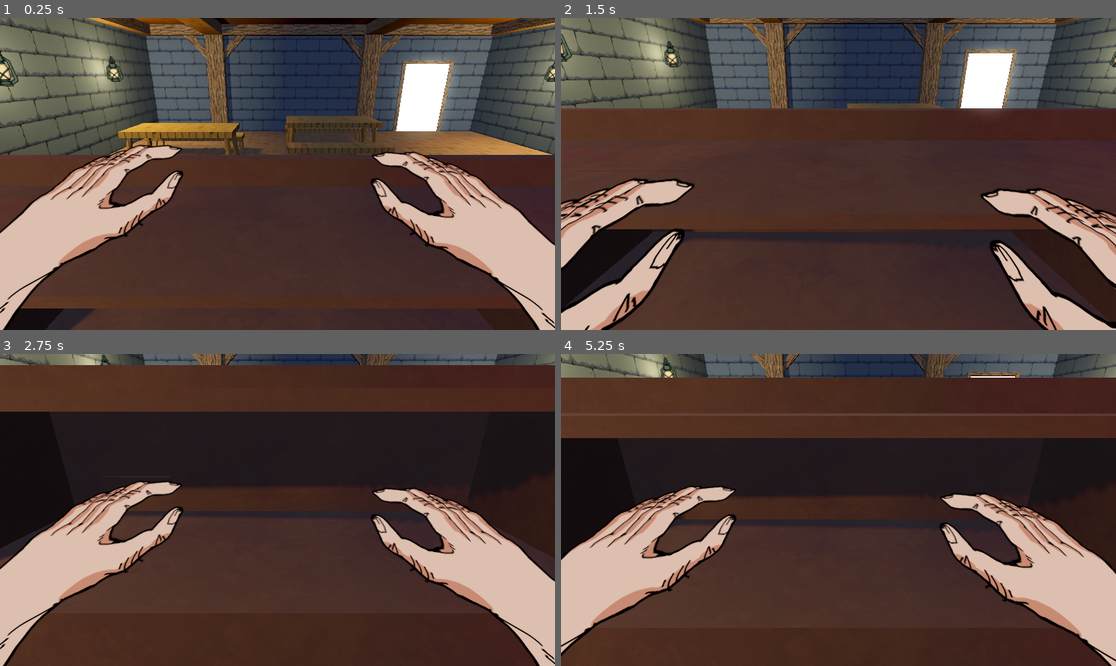
Above: before the commit, frames 1-4 (two rows, left to right).
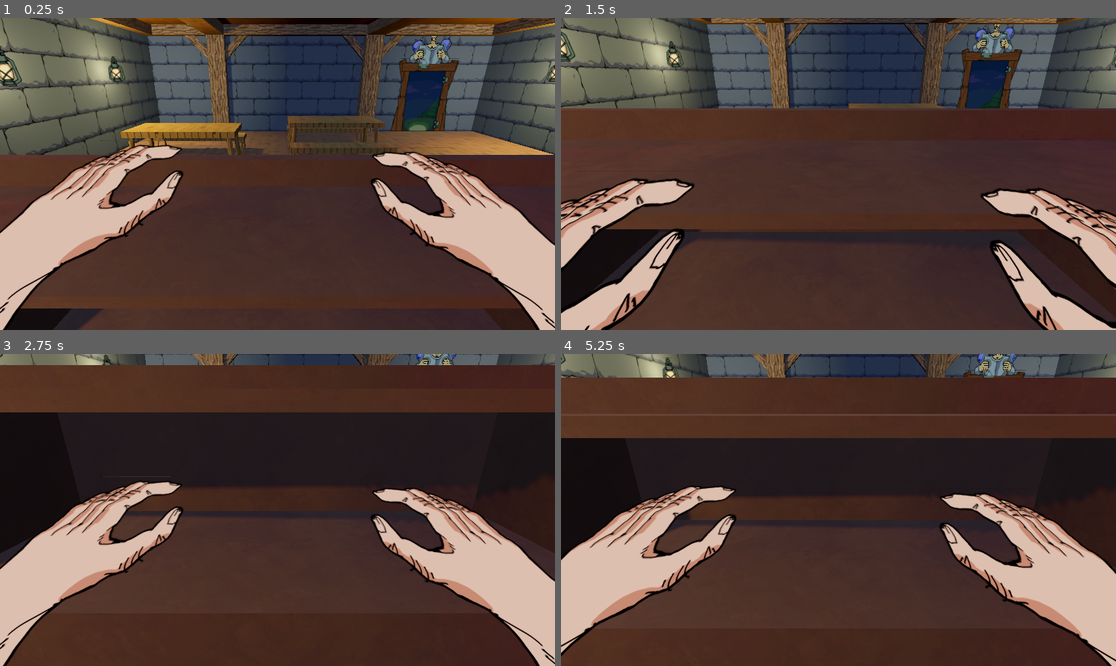
Above: after the commit, the same moments.

Repository: FinishedGames/FinishedGame3
Game: Godot game, scene res://Scenes/Tavern.tscn
Two runs of this game, one before a commit and one after it. Both use one fixed random seed, a clock stepped at 60 frames per second and the inputs below.
Inputs:
- Up to frame 1 (0.25 s): no input
- Up to frame 2 (1.5 s): tap Enter at 0.5 s; hold Shift (Shift) 0.53-1.28 s; tap Space at 1.25 s; tap Shift (Shift) at 1.35 s
- Up to frame 3 (2.75 s): tap Enter at 2 s; hold Shift (Shift) from 2.03 s (still down)
- Up to frame 4 (5.25 s): tap Space at 2.75, 4.25 s; release Shift (Shift) at 2.78 s; tap Shift (Shift) at 2.85, 4.35 s; tap Enter at 3.5 s; hold Shift (Shift) 3.53-4.28 s; hold Shift (Shift) from 5.03 s (still down)

The runs differ from the first frame. In frame 1, 10% of the frame differs, in the area x 0-100%, y 0-100%; in frame 2, 7.8%; in frame 3, 1.3%; in frame 4, 2.1%.

Commit message:
nothing important

Diff:
--- a/Resources/Materials/stone_mat.tres
+++ b/Resources/Materials/stone_mat.tres
@@ -5,6 +5,5 @@
 [resource]
 specular_mode = 1
 albedo_texture = ExtResource("1_r108c")
-uv1_scale = Vector3(1.5, 1.5, 1.5)
 uv1_triplanar = true
 uv1_world_triplanar = true
--- /dev/null
+++ b/Scenes/Client.tscn
@@ -0,0 +1,24 @@
+[gd_scene load_steps=5 format=3 uid="uid://lxnna48lk32m"]
+
+[ext_resource type="Script" path="res://Scripts/client.gd" id="1_p14sq"]
+[ext_resource type="Texture2D" uid="uid://ckutqtt7ykbtq" path="res://Resources/Sprites/Characters/Heads/head_1.PNG" id="2_mggc3"]
+[ext_resource type="Texture2D" uid="uid://bktx78vslqokb" path="res://Resources/Sprites/Characters/Bodies/body_1.PNG" id="3_bqpnc"]
+[ext_resource type="Texture2D" uid="uid://cqfxjid5tyqm" path="res://Resources/Sprites/Characters/Hairs/hair_1.PNG" id="4_veh4c"]
+
+[node name="Client" type="Node3D"]
+script = ExtResource("1_p14sq")
+
+[node name="Head" type="Sprite3D" parent="."]
+transform = Transform3D(0.15, 0, 0, 0, 0.15, 0, 0, 0, 0.15, 0, 1.3, 0)
+sorting_offset = 2.0
+texture = ExtResource("2_mggc3")
+
+[node name="Body" type="Sprite3D" parent="."]
+transform = Transform3D(0.15, 0, 0, 0, 0.15, 0, 0, 0, 0.15, 0, 1.3, 0)
+sorting_offset = 1.0
+texture = ExtResource("3_bqpnc")
+
+[node name="Hair" type="Sprite3D" parent="."]
+transform = Transform3D(0.15, 0, 0, 0, 0.15, 0, 0, 0, 0.15, 0, 1.3, 0)
+sorting_offset = 3.0
+texture = ExtResource("4_veh4c")
--- a/Scenes/Player.tscn
+++ b/Scenes/Player.tscn
@@ -1,7 +1,7 @@
 [gd_scene load_steps=3 format=3 uid="uid://do637wmdlwagv"]
 
 [ext_resource type="Script" path="res://Scripts/Player.gd" id="1_tguqv"]
-[ext_resource type="Texture2D" uid="uid://c1yv5r8cilq5m" path="res://Resources/Textures/hand.PNG" id="2_pohte"]
+[ext_resource type="Texture2D" uid="uid://c1yv5r8cilq5m" path="res://Resources/Sprites/hand.PNG" id="2_y1ent"]
 
 [node name="Player" type="Node3D"]
 script = ExtResource("1_tguqv")
@@ -24,7 +24,7 @@
 transform = Transform3D(1, 0, 0, 0, -0.388229, -0.965926, 0, 1.44889, -0.258819, 0, 0, 0.4)
 flip_v = true
 pixel_size = 0.0003
-texture = ExtResource("2_pohte")
+texture = ExtResource("2_y1ent")
 
 [node name="RightHand" type="Node3D" parent="."]
 transform = Transform3D(1, 0, 0, 0, 1, 0, 0, 0, 1, 0.35, -0.305, -0.68)
@@ -34,4 +34,4 @@
 flip_h = true
 flip_v = true
 pixel_size = 0.0003
-texture = ExtResource("2_pohte")
+texture = ExtResource("2_y1ent")
--- a/Scenes/Tavern.tscn
+++ b/Scenes/Tavern.tscn
@@ -1,14 +1,18 @@
-[gd_scene load_steps=35 format=3 uid="uid://bwdxeknq3ln8"]
+[gd_scene load_steps=39 format=3 uid="uid://bwdxeknq3ln8"]
 
 [ext_resource type="Material" uid="uid://btdnpqadnchbl" path="res://Resources/Materials/wood_mat.tres" id="1_vlobw"]
 [ext_resource type="Material" uid="uid://ck73ghsdefen2" path="res://Resources/Materials/stone_mat.tres" id="2_snqm7"]
 [ext_resource type="Material" uid="uid://cuteg3ajfpcrl" path="res://Resources/Materials/table_mat.tres" id="3_pumyl"]
 [ext_resource type="Material" uid="uid://bgpg6vl4ksb8g" path="res://Resources/Materials/dark_wood_mat.tres" id="4_nt4sx"]
 [ext_resource type="Material" uid="uid://ch4kaal46h6e0" path="res://Resources/Materials/table_mat_1.tres" id="5_evvb8"]
-[ext_resource type="Texture2D" uid="uid://bq33y8qn4aco3" path="res://Resources/Textures/temp_door.png" id="5_kt7t3"]
 [ext_resource type="PackedScene" uid="uid://do637wmdlwagv" path="res://Scenes/Player.tscn" id="6_w34x8"]
-[ext_resource type="Texture2D" uid="uid://dsv0jc1tpewi" path="res://Resources/Textures/lamp.PNG" id="7_amwxd"]
+[ext_resource type="Texture2D" uid="uid://dsv0jc1tpewi" path="res://Resources/Sprites/lamp.PNG" id="7_n2ed1"]
 [ext_resource type="Texture2D" uid="uid://bc3v6ufl4eb60" path="res://Resources/Textures/table_1.PNG" id="7_rxge8"]
+[ext_resource type="Script" path="res://Scripts/client_spawner.gd" id="9_or1cr"]
+[ext_resource type="Texture2D" uid="uid://vahfhepxtrjp" path="res://Resources/Sprites/door_frame.PNG" id="9_tm7rx"]
+[ext_resource type="Texture2D" uid="uid://bq33y8qn4aco3" path="res://Resources/Sprites/temp_door.png" id="10_8oiw0"]
+[ext_resource type="PackedScene" uid="uid://lxnna48lk32m" path="res://Scenes/Client.tscn" id="12_5n1qv"]
+[ext_resource type="Texture2D" uid="uid://dyi0fnvm61wor" path="res://Resources/Sprites/outside.PNG" id="12_r5asi"]
 
 [sub_resource type="PlaneMesh" id="PlaneMesh_7l8aw"]
 size = Vector2(10, 10)
@@ -48,20 +52,6 @@
 bottom_radius = 0.025
 height = 0.4
 radial_segments = 8
-
-[sub_resource type="BoxMesh" id="BoxMesh_8w6x8"]
-size = Vector3(0.1, 2, 0.1)
-
-[sub_resource type="BoxMesh" id="BoxMesh_wc7oi"]
-size = Vector3(0.1, 1.5, 0.1)
-
-[sub_resource type="StandardMaterial3D" id="StandardMaterial3D_6bhty"]
-albedo_texture = ExtResource("5_kt7t3")
-emission_enabled = true
-emission = Color(0.667969, 0.867706, 1, 1)
-
-[sub_resource type="PlaneMesh" id="PlaneMesh_0flxf"]
-size = Vector2(1.4, 2)
 
 [sub_resource type="ProceduralSkyMaterial" id="ProceduralSkyMaterial_msg50"]
 sky_horizon_color = Color(0.64625, 0.65575, 0.67075, 1)
@@ -106,6 +96,34 @@
 bottom_radius = 0.005
 height = 0.35
 
+[sub_resource type="Curve3D" id="Curve3D_5ellv"]
+_data = {
+"points": PackedVector3Array(0.00368094, 0, -6.21576, 0, 0, 6, 3.25, 0, -4.99, 0, 0, -1.5, 0.00829077, -0.0102832, 1.09686, -3.75, 0, 1.5),
+"tilts": PackedFloat32Array(0, 0)
+}
+point_count = 2
+
+[sub_resource type="Curve3D" id="Curve3D_qo768"]
+_data = {
+"points": PackedVector3Array(0, 0, 0, 0, 0, 6, 3.25, 0, -4.99, 0, 0, -1.5, 0, 0, 0, -1.25, 0, 1.5),
+"tilts": PackedFloat32Array(0, 0)
+}
+point_count = 2
+
+[sub_resource type="Curve3D" id="Curve3D_43oxt"]
+_data = {
+"points": PackedVector3Array(0, 0, 0, 0, 0, 6, 3.25, 0, -4.99, 0, 0, -1.5, 0, 0, 0, 1.25, 0, 1.5),
+"tilts": PackedFloat32Array(0, 0)
+}
+point_count = 2
+
+[sub_resource type="Curve3D" id="Curve3D_6esnt"]
+_data = {
+"points": PackedVector3Array(0, 0, 0, 0, 0, 6, 3.25, 0, -4.99, 0, 0, -1.5, 0, 0, 0, 3.75, 0, 1.5),
+"tilts": PackedFloat32Array(0, 0)
+}
+point_count = 2
+
 [node name="Tavern" type="Node3D"]
 
 [node name="Background" type="Node3D" parent="."]
@@ -128,6 +146,7 @@
 
 [node name="Wall3" type="MeshInstance3D" parent="Background"]
 transform = Transform3D(1, 0, 4.37114e-08, 4.37114e-08, 1.91069e-15, -1, 0, 1, 1.91069e-15, 0, 1.5, -5)
+sorting_offset = -1.0
 material_override = ExtResource("2_snqm7")
 mesh = SubResource("PlaneMesh_kel23")
 skeleton = NodePath("../Wall2")
@@ -382,29 +401,6 @@
 transform = Transform3D(0.996195, 0.0871557, 0, -0.0868241, 0.992404, -0.0871557, -0.00759612, 0.0868241, 0.996195, -0.95, 0.175, -0.2)
 material_override = ExtResource("3_pumyl")
 mesh = SubResource("CylinderMesh_524p2")
-
-[node name="Door" type="Node3D" parent="Background"]
-transform = Transform3D(1, 0, 0, 0, 1, 0, 0, 0, 1, 3.25, 0, -5)
-
-[node name="MeshInstance3D" type="MeshInstance3D" parent="Background/Door"]
-transform = Transform3D(1, 0, 0, 0, 1, 0, 0, 0, 1, -0.7, 1, 0)
-material_override = ExtResource("4_nt4sx")
-mesh = SubResource("BoxMesh_8w6x8")
-
-[node name="MeshInstance3D2" type="MeshInstance3D" parent="Background/Door"]
-transform = Transform3D(1, 0, 0, 0, 1, 0, 0, 0, 1, 0.7, 1, 0)
-material_override = ExtResource("4_nt4sx")
-mesh = SubResource("BoxMesh_8w6x8")
-
-[node name="MeshInstance3D3" type="MeshInstance3D" parent="Background/Door"]
-transform = Transform3D(-4.37114e-08, -1, 0, 1, -4.37114e-08, 0, 0, 0, 1, 0, 2.05, 0)
-material_override = ExtResource("4_nt4sx")
-mesh = SubResource("BoxMesh_wc7oi")
-
-[node name="MeshInstance3D4" type="MeshInstance3D" parent="Background/Door"]
-transform = Transform3D(1, 0, 0, 0, -4.37114e-08, -1, 0, 1, -4.37114e-08, 0, 1, 0.0304965)
-material_override = SubResource("StandardMaterial3D_6bhty")
-mesh = SubResource("PlaneMesh_0flxf")
 
 [node name="WorldEnvironment" type="WorldEnvironment" parent="."]
 environment = SubResource("Environment_40n0m")
@@ -483,7 +479,7 @@
 
 [node name="Sprite3D" type="Sprite3D" parent="Lights/Lamp"]
 pixel_size = 0.0005
-texture = ExtResource("7_amwxd")
+texture = ExtResource("7_n2ed1")
 
 [node name="OmniLight3D" type="OmniLight3D" parent="Lights/Lamp"]
 light_color = Color(0.777344, 0.658351, 0.376526, 1)
@@ -499,7 +495,7 @@
 
 [node name="Sprite3D" type="Sprite3D" parent="Lights/Lamp2"]
 pixel_size = 0.0005
-texture = ExtResource("7_amwxd")
+texture = ExtResource("7_n2ed1")
 
 [node name="OmniLight3D" type="OmniLight3D" parent="Lights/Lamp2"]
 light_color = Color(0.777344, 0.658351, 0.376526, 1)
@@ -511,7 +507,7 @@
 
 [node name="Sprite3D" type="Sprite3D" parent="Lights/Lamp3"]
 pixel_size = 0.0005
-texture = ExtResource("7_amwxd")
+texture = ExtResource("7_n2ed1")
 
 [node name="OmniLight3D" type="OmniLight3D" parent="Lights/Lamp3"]
 light_color = Color(0.777344, 0.658351, 0.376526, 1)
@@ -523,7 +519,7 @@
 
 [node name="Sprite3D" type="Sprite3D" parent="Lights/Lamp4"]
 pixel_size = 0.0005
-texture = ExtResource("7_amwxd")
+texture = ExtResource("7_n2ed1")
 
 [node name="OmniLight3D" type="OmniLight3D" parent="Lights/Lamp4"]
 light_color = Color(0.777344, 0.658351, 0.376526, 1)
@@ -538,15 +534,80 @@
 POS_4 = NodePath("../Four")
 
 [node name="One" type="Marker3D" parent="."]
-transform = Transform3D(1, 0, 0, 0, 1, 0, 0, 0, 1, -3.79651, 1.67564, 3.66547)
+transform = Transform3D(1, 0, 0, 0, 1, 0, 0, 0, 1, -3.75, 1.676, 3.665)
 
 [node name="Two" type="Marker3D" parent="."]
-transform = Transform3D(1, 0, 0, 0, 1, 0, 0, 0, 1, -1.20718, 1.67564, 3.66547)
+transform = Transform3D(1, 0, 0, 0, 1, 0, 0, 0, 1, -1.25, 1.676, 3.665)
 
 [node name="Three" type="Marker3D" parent="."]
-transform = Transform3D(1, 0, 0, 0, 1, 0, 0, 0, 1, 1.50461, 1.67564, 3.66547)
+transform = Transform3D(1, 0, 0, 0, 1, 0, 0, 0, 1, 1.25, 1.676, 3.665)
 
 [node name="Four" type="Marker3D" parent="."]
-transform = Transform3D(1, 0, 0, 0, 1, 0, 0, 0, 1, 3.91897, 1.67564, 3.66547)
+transform = Transform3D(1, 0, 0, 0, 1, 0, 0, 0, 1, 3.75, 1.676, 3.665)
+
+[node name="ClientSpawner" type="Node3D" parent="."]
+script = ExtResource("9_or1cr")
+
+[node name="Door" type="Node3D" parent="ClientSpawner"]
+transform = Transform3D(1, 0, 0, 0, 1, 0, 0, 0, 1, 3.25, 0, -4.99)
+
+[node name="Sprite3D" type="Sprite3D" parent="ClientSpawner/Door"]
+transform = Transform3D(0.07, 0, 0, 0, 0.07, 0, 0, 0, 0.07, 0, 1.075, 0)
+sorting_offset = 0.3
+texture = ExtResource("9_tm7rx")
+
+[node name="Sprite3D2" type="Sprite3D" parent="ClientSpawner/Door"]
+transform = Transform3D(-4.37114e-09, 0.1, 0, -0.1, -4.37114e-09, 0, 0, 0, 0.1, 0.008, 0.97, 0.01)
+visible = false
+sorting_offset = 4.0
+texture = ExtResource("10_8oiw0")
+
+[node name="Sprite3D3" type="Sprite3D" parent="ClientSpawner/Door"]
+transform = Transform3D(0.07, 0, 0, 0, 0.07, 0, 0, 0, 0.07, 0.008, 1.075, 0)
+sorting_offset = 0.1
+texture = ExtResource("12_r5asi")
+
+[node name="client_first" type="Marker3D" parent="ClientSpawner"]
+transform = Transform3D(1, 0, 0, 0, 1, 0, 0, 0, 1, -3.75, 0, 1.5)
+
+[node name="Path3D" type="Path3D" parent="ClientSpawner/client_first"]
+transform = Transform3D(1, 0, 0, 0, 1, 0, 0, 0, 1, 3.75, 0, -1.5)
+curve = SubResource("Curve3D_5ellv")
+
+[node name="PathFollow3D" type="PathFollow3D" parent="ClientSpawner/client_first/Path3D"]
+transform = Transform3D(-1, 0, -8.74228e-08, 0, 1, 0, 8.74228e-08, 0, -1, 3.25, 0, -4.99)
+
+[node name="client_second" type="Marker3D" parent="ClientSpawner"]
+transform = Transform3D(1, 0, 0, 0, 1, 0, 0, 0, 1, -1.25, 0, 1.5)
+
+[node name="Path3D2" type="Path3D" parent="ClientSpawner/client_second"]
+transform = Transform3D(1, 0, 0, 0, 1, 0, 0, 0, 1, 1.25, 0, -1.5)
+curve = SubResource("Curve3D_qo768")
+
+[node name="PathFollow3D" type="PathFollow3D" parent="ClientSpawner/client_second/Path3D2"]
+transform = Transform3D(-1, 0, -8.74228e-08, 0, 1, 0, 8.74228e-08, 0, -1, 3.25, 0, -4.99)
+
+[node name="client_third" type="Marker3D" parent="ClientSpawner"]
+transform = Transform3D(1, 0, 0, 0, 1, 0, 0, 0, 1, 1.25, 0, 1.5)
+
+[node name="Path3D3" type="Path3D" parent="ClientSpawner/client_third"]
+transform = Transform3D(1, 0, 0, 0, 1, 0, 0, 0, 1, -1.25, 0, -1.5)
+curve = SubResource("Curve3D_43oxt")
+
+[node name="PathFollow3D" type="PathFollow3D" parent="ClientSpawner/client_third/Path3D3"]
+transform = Transform3D(-1, 0, -8.74228e-08, 0, 1, 0, 8.74228e-08, 0, -1, 3.25, 0, -4.99)
+
+[node name="client_forth" type="Marker3D" parent="ClientSpawner"]
+transform = Transform3D(1, 0, 0, 0, 1, 0, 0, 0, 1, 3.75, 0, 1.5)
+
+[node name="Path3D4" type="Path3D" parent="ClientSpawner/client_forth"]
+transform = Transform3D(1, 0, 0, 0, 1, 0, 0, 0, 1, -3.75, 0, -1.5)
+curve = SubResource("Curve3D_6esnt")
+
+[node name="PathFollow3D" type="PathFollow3D" parent="ClientSpawner/client_forth/Path3D4"]
+transform = Transform3D(-1, 0, -8.74228e-08, 0, 1, 0, 8.74228e-08, 0, -1, 3.25, 0, -4.99)
+
+[node name="Client" parent="ClientSpawner" instance=ExtResource("12_5n1qv")]
+transform = Transform3D(1, 0, 0, 0, 1, 0, 0, 0, 1, 3.25, 1.3, -4.99)
 
 [editable path="Player"]
--- /dev/null
+++ b/Scripts/client.gd
@@ -0,0 +1,33 @@
+extends Node3D
+
+@onready var head_sprite = $Head
+@onready var body_sprite = $Body
+@onready var hair_sprite = $Hair
+
+
+func _select_character():
+	var head_num = randi() % 5
+	var body_num = randi() % 2
+	var hair_num = randi() % 5
+
+	var head_tex_path = "res://Resources/Sprites/Characters/Heads/head_%d.PNG"
+	var body_tex_path = "res://Resources/Sprites/Characters/Bodies/body_%d.PNG"
+	var hair_tex_path = "res://Resources/Sprites/Characters/Hairs/hair_%d.PNG"
+
+	head_sprite.texture = load(head_tex_path % head_num)
+	body_sprite.texture = load(body_tex_path % body_num)
+	hair_sprite.texture = load(hair_tex_path % hair_num)
+
+func _generate_order():
+	pass
+
+# Called when the node enters the scene tree for the first time.
+func _ready() -> void:
+	_select_character()
+	_generate_order()
+
+
+
+# Called every frame. 'delta' is the elapsed time since the previous frame.
+func _process(delta: float) -> void:
+	pass
--- /dev/null
+++ b/Scripts/client_spawner.gd
@@ -0,0 +1,24 @@
+extends Node3D
+
+@export_group("Positions")
+@export var POS_1: Marker3D = null
+@export var POS_2: Marker3D = null
+@export var POS_3: Marker3D = null
+@export var POS_4: Marker3D = null
+
+@onready var client = preload("res://Scripts/client.gd")
+
+
+# Called when the node enters the scene tree for the first time.
+func _ready() -> void:
+	pass # Replace with function body.
+
+func generate_client():
+	var new_client = client.instance()
+	add_child(new_client)
+
+
+# Called every frame. 'delta' is the elapsed time since the previous frame.
+func _process(delta: float) -> void:
+
+	pass
Binary file added: Resources/Sprites/Characters/Bodies/body_0.PNG
Not shown, added: Resources/Sprites/Characters/Bodies/body_0.PNG.import
Binary file added: Resources/Sprites/Characters/Bodies/body_1.PNG
Not shown, added: Resources/Sprites/Characters/Bodies/body_1.PNG.import
Binary file added: Resources/Sprites/Characters/Hairs/hair_0.PNG
Not shown, added: Resources/Sprites/Characters/Hairs/hair_0.PNG.import
Binary file added: Resources/Sprites/Characters/Hairs/hair_1.PNG
Not shown, added: Resources/Sprites/Characters/Hairs/hair_1.PNG.import
Binary file added: Resources/Sprites/Characters/Hairs/hair_2.PNG
Not shown, changed: Resources/Sprites/Characters/Hairs/hair_2.PNG.import
Binary file added: Resources/Sprites/Characters/Hairs/hair_3.PNG
Not shown, added: Resources/Sprites/Characters/Hairs/hair_3.PNG.import
(and 24 more such lines)
